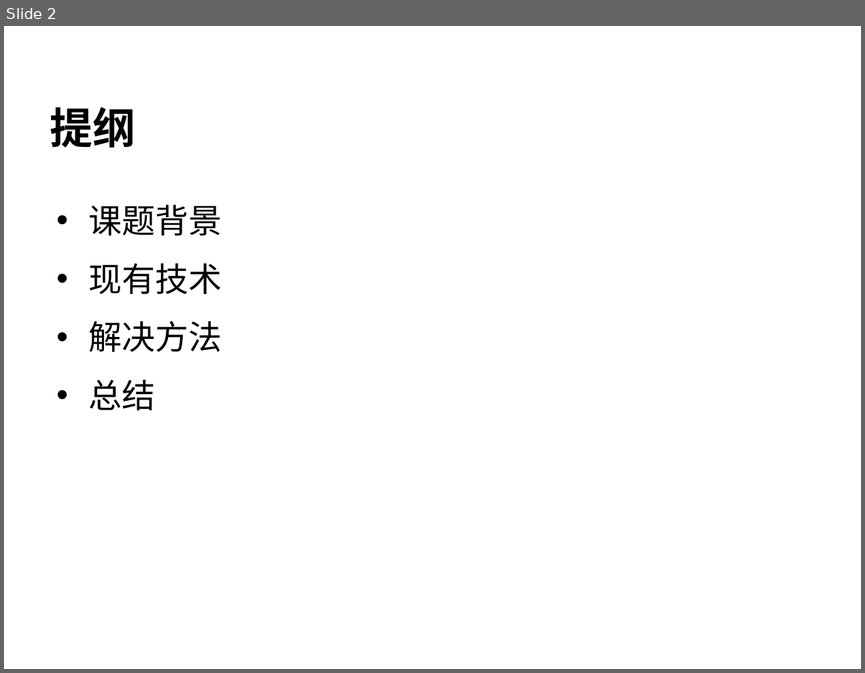
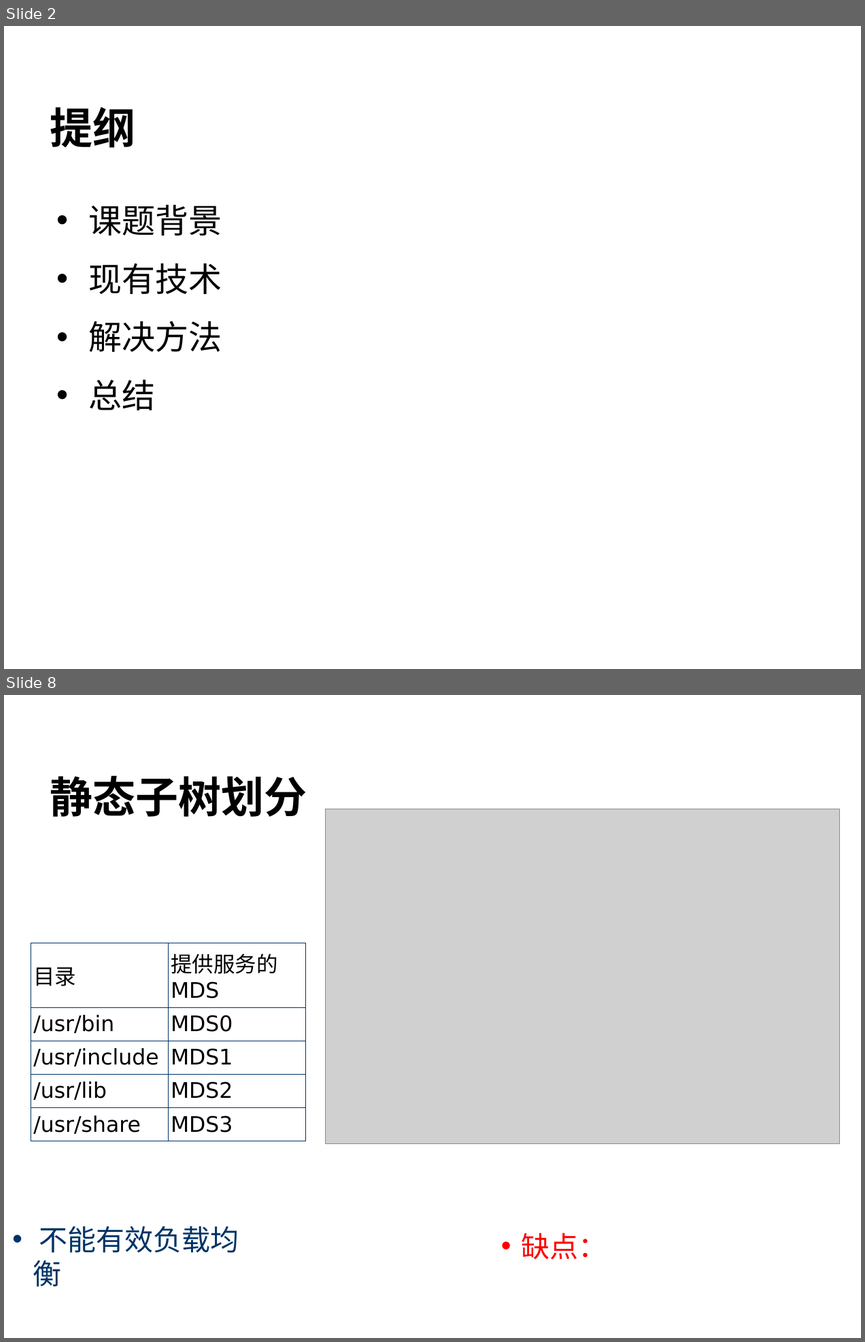
Before and after one commit to cheliequan/idning-paper, a slide deck: draft/答辩.ppt. Shown one above the other, each under a label of ours: slide 2 before the commit, slides 2 and 8 after it; the slides between them are not shown. The pictures are 865x673 and 865x1342 pixels, drawn with LibreOffice and Linux fonts; fonts in the diff are those of the drawing; grey boxes stand for pictures; background and template pictures are left out. Boxes give left, top, right and bottom in pixels: in the first picture for what was removed or moved away, otherwise in the second. Text is boxed around its words. In the diff, an @@ line names an element or a change of style, - is before the commit and + after.

```diff
--- a/draft/答辩.ppt
+++ b/draft/答辩.ppt
@@ slide 8 added at [4,695,861,1338], background picture (left out) @@
@@ title added at [50,775,307,817], 36 pt, text #000000, bold @@
+静态子树划分
@@ picture added at [325,809,839,1144] @@
@@ table added at [31,943,305,1136], 5 rows, 2 columns @@
+目录 | 提供服务的 MDS
+/usr/bin | MDS0
+/usr/include | MDS1
+/usr/lib | MDS2
+/usr/share | MDS3
@@ text added at [33,1225,239,1287], 24 pt, text #003366 @@
+• 不能有效负载均衡
@@ text added at [521,1232,607,1259], 24 pt, text #FF0000 @@
+• 缺点：
@@ page number added at [11,1289,67,1336], 26 pt, text #FFFFFF, bold @@
+8
```
Also in this commit, not shown: 5 slides changed, 13 other slides added, 1 slide removed, 1 other file.
